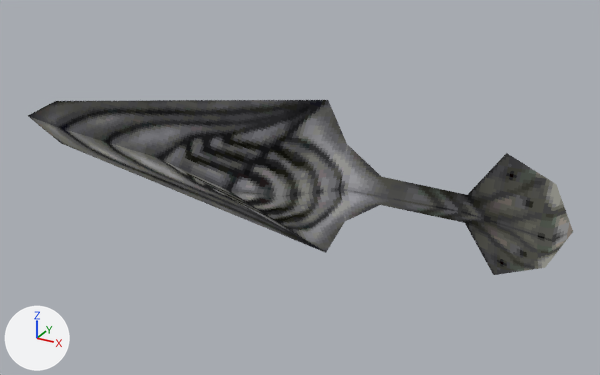
The glTF model public/enemies/swordman_b/parts/b_162_sw/b_162_sw.glb as it was, and as the next commit left it.
The view is the same before and after, from a camera (50 mm lens) standing at (3.85, -4.54, 2.17) and looking at (1.31, 0.09, -0.15). Every picture has the same lights, and +X, +Y and +Z are marked at lower left. The first picture is the older version.

Names of what the first picture shows: 'b_162_sw.001'.
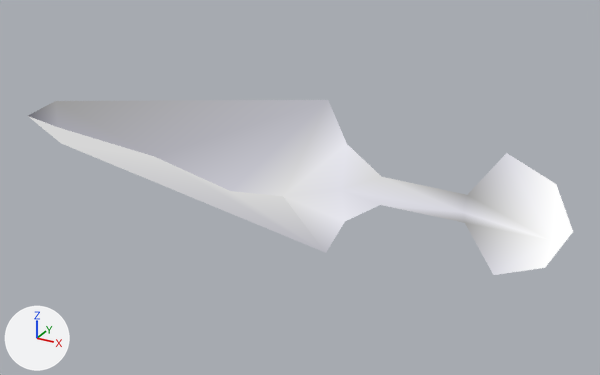
Changed parts and their boxes [x1, y1, x2, y2] in the pictures (600 x 375 px):
'b_162_sw.001', surface changed (grey to white)
    both: [28, 100, 573, 275]

The change, as a list of edits to the scene's bpy script:
```text
Change mat_a_black:
    remove # nodes: BsdfTransparent, Emission, LightPath, Math x3, Mix, MixShader x2, OutputMaterial, TexImage, VertexColor
    remove # uses the picture img_ankoku_a_bk_png
    nodes: BsdfTransparent, Emission, LightPath, MixShader, OutputMaterial, VertexColor
```
